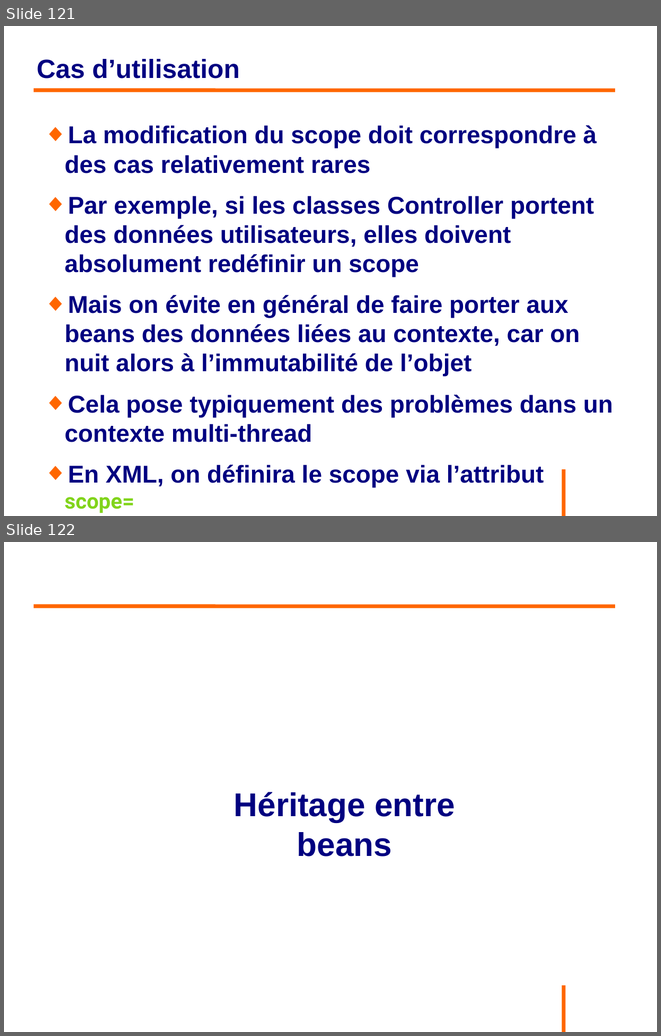
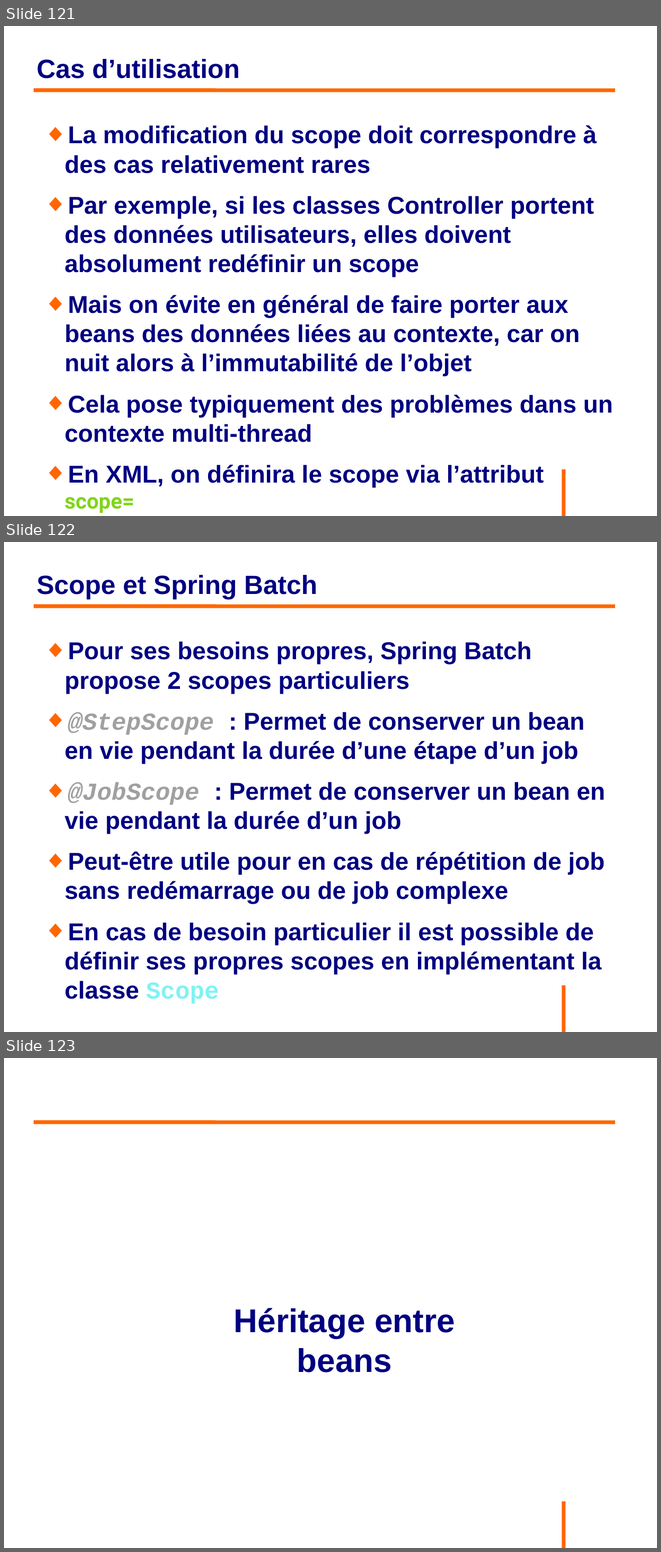
Before and after one commit to philphils/formation-spring, a slide deck: Documentation/diapo_formation_spring.odp. Shown one above the other, each under a label of ours: slides 121 and 122 before the commit, slides 121, 122 and 123 after it. The pictures are 661x1036 and 661x1552 pixels, drawn with LibreOffice and Linux fonts; fonts in the diff are those of the drawing; background and template pictures are left out. Boxes give left, top, right and bottom in pixels: in the first picture for what was removed or moved away, otherwise in the second. Text is boxed around its words. In the diff, an @@ line names an element or a change of style, - is before the commit and + after.

Commit message:
ajout diapo spring batch scope

```diff
--- a/Documentation/diapo_formation_spring.odp
+++ b/Documentation/diapo_formation_spring.odp
@@ slide 122 added at (4, 542, 657, 1032), background #FFFFFF; not listed: 1 template element that a slide beside it also shows @@
@@ title added at (37, 575, 317, 599), 32 pt, text #000080, bold @@
+Scope et Spring Batch
@@ line added from (34, 606) to (616, 606), #FF6600 4.54 pt @@
@@ text added at (64, 641, 606, 974), 29.6 pt, text #000080, bold @@
+◆ Pour ses besoins propres, Spring Batch propose 2 scopes particuliers
+◆ @StepScope : Permet de conserver un bean en vie pendant la durée d’une étape d’un job
+◆ @JobScope : Permet de conserver un bean en vie pendant la durée d’un job
+◆ Peut-être utile pour en cas de répétition de job sans redémarrage ou de job complexe
+◆ En cas de besoin particulier il est possible de définir ses propres scopes en implémentant la classe Scope
@@ what was slide 122 is now slide 123 @@
```
Also in this commit, not shown: 1 slide changed.
